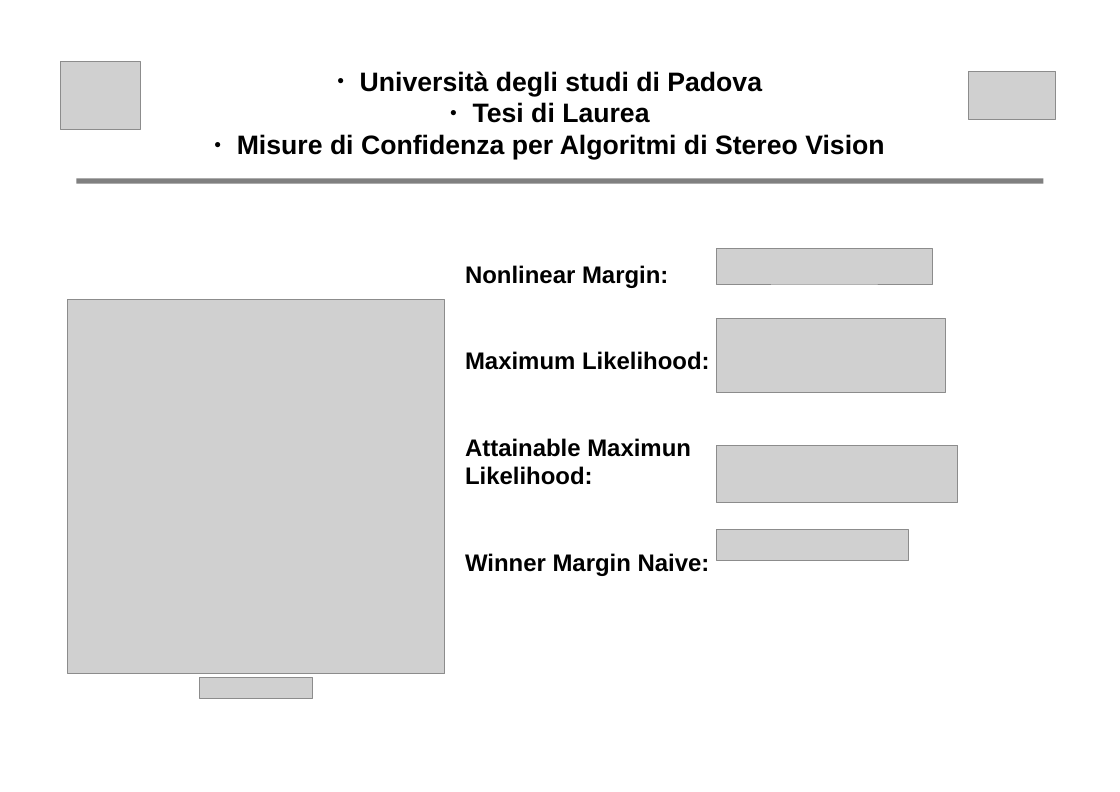
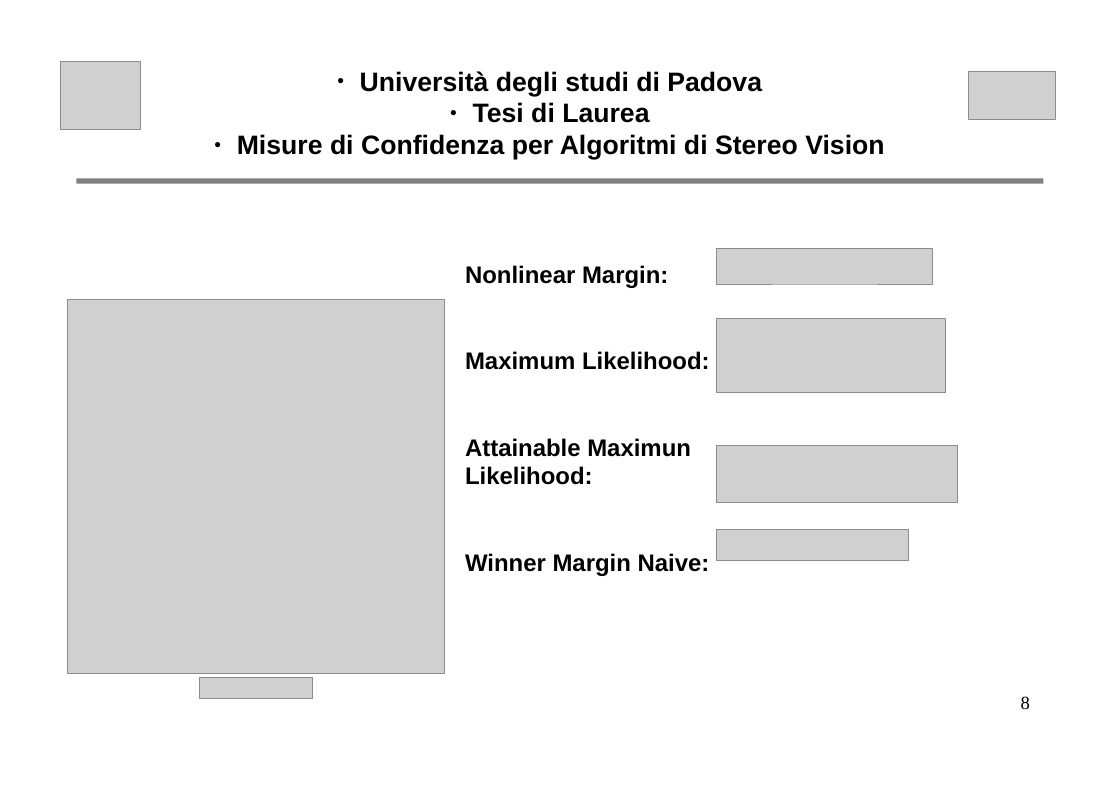
Before and after one commit to nicoladallago/Thesis, a slide deck: slide 8 of altro/presentazione.odp. Drawn at 1120x792 pixels with LibreOffice and Linux fonts; fonts in the diff are those of the drawing; grey boxes stand for pictures. Boxes give left, top, right and bottom in pixels: in the first picture for what was removed or moved away, otherwise in the second. Text is boxed around its words. In the diff, an @@ line names an element or a change of style, - is before the commit and + after.

```diff
--- a/altro/presentazione.odp
+++ b/altro/presentazione.odp
@@ page number added at (1021, 696, 1030, 710), 14 pt, text #000000 @@
+8
```
Also in this commit, not shown: 10 other slides changed, 4 other files.
